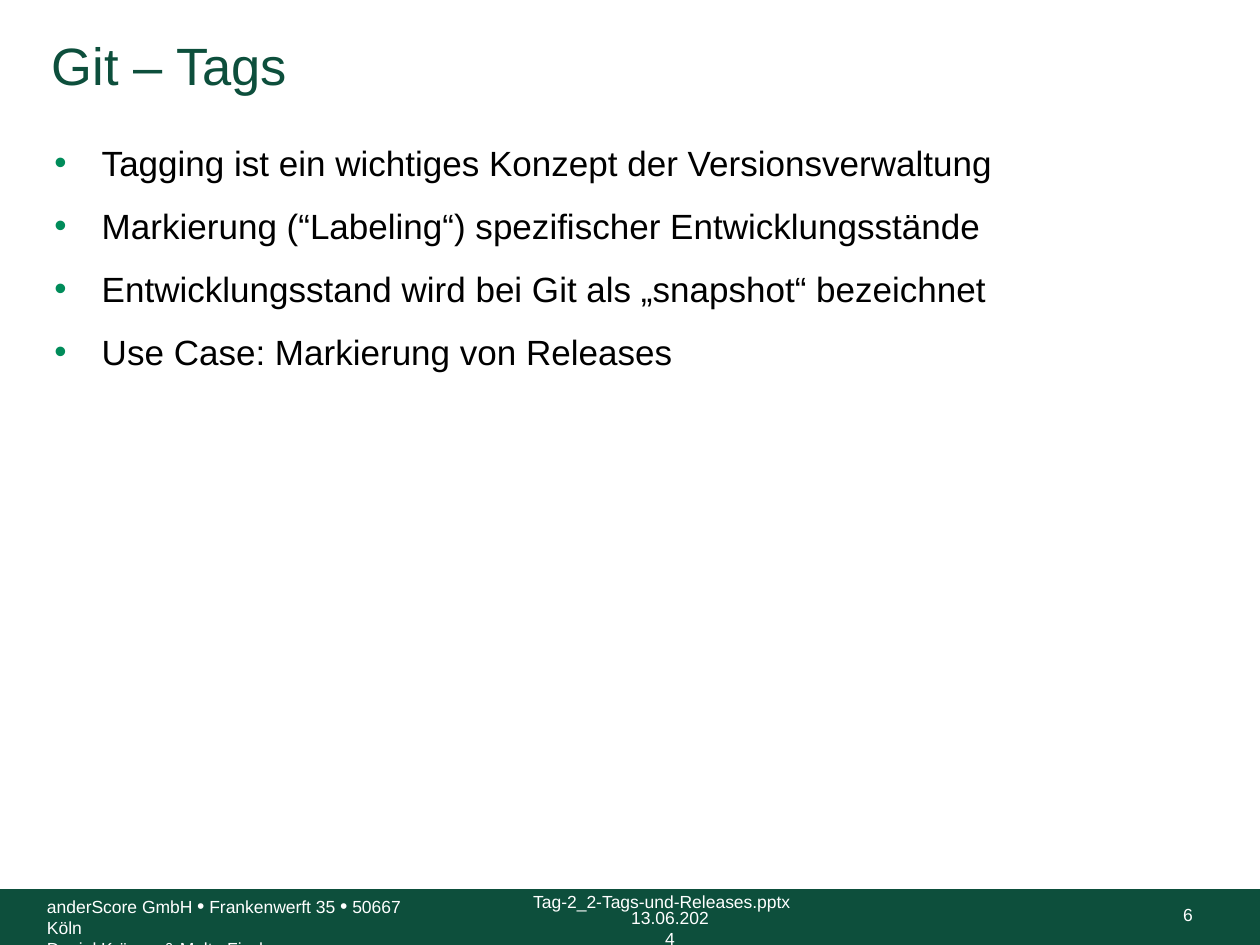
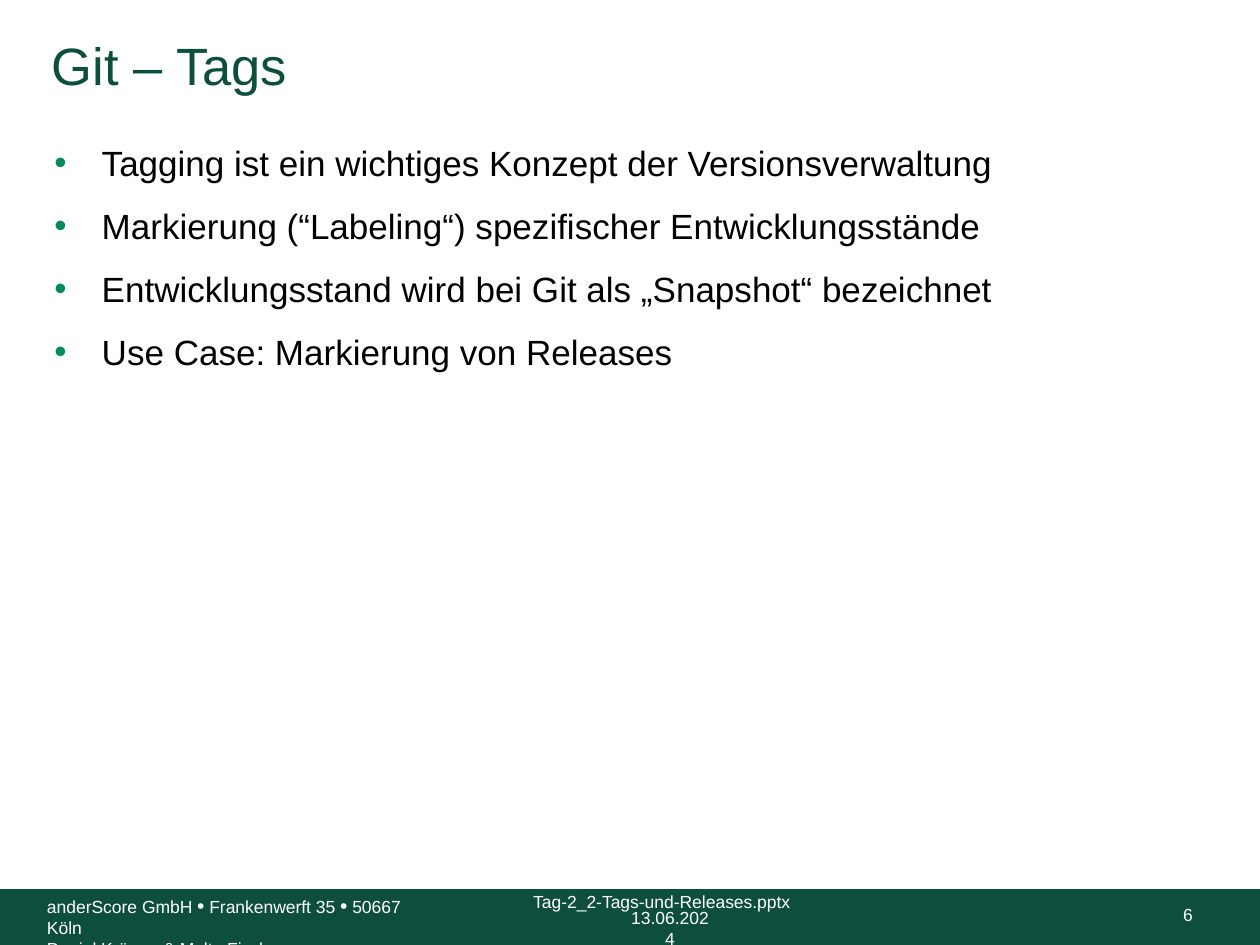
Before and after one commit to anderscore-gmbh/gitlab, a slide deck: slide 6 of slides/Tag-2_2-Tags-und-Releases.pptx. Drawn at 1260x945 pixels with LibreOffice and Linux fonts; fonts in the diff are those of the drawing; background and template pictures are left out. Boxes give left, top, right and bottom in pixels: in the first picture for what was removed or moved away, otherwise in the second. Text is boxed around its words. In the diff, an @@ line names an element or a change of style, - is before the commit and + after.

```diff
--- a/slides/Tag-2_2-Tags-und-Releases.pptx
+++ b/slides/Tag-2_2-Tags-und-Releases.pptx
@@ text at <box>102,276,991,309</box>: text changed @@
-• Entwicklungsstand wird bei Git als „snapshot“ bezeichnet
+• Entwicklungsstand wird bei Git als „Snapshot“ bezeichnet
```
Also in this commit, not shown: 5 other files.
